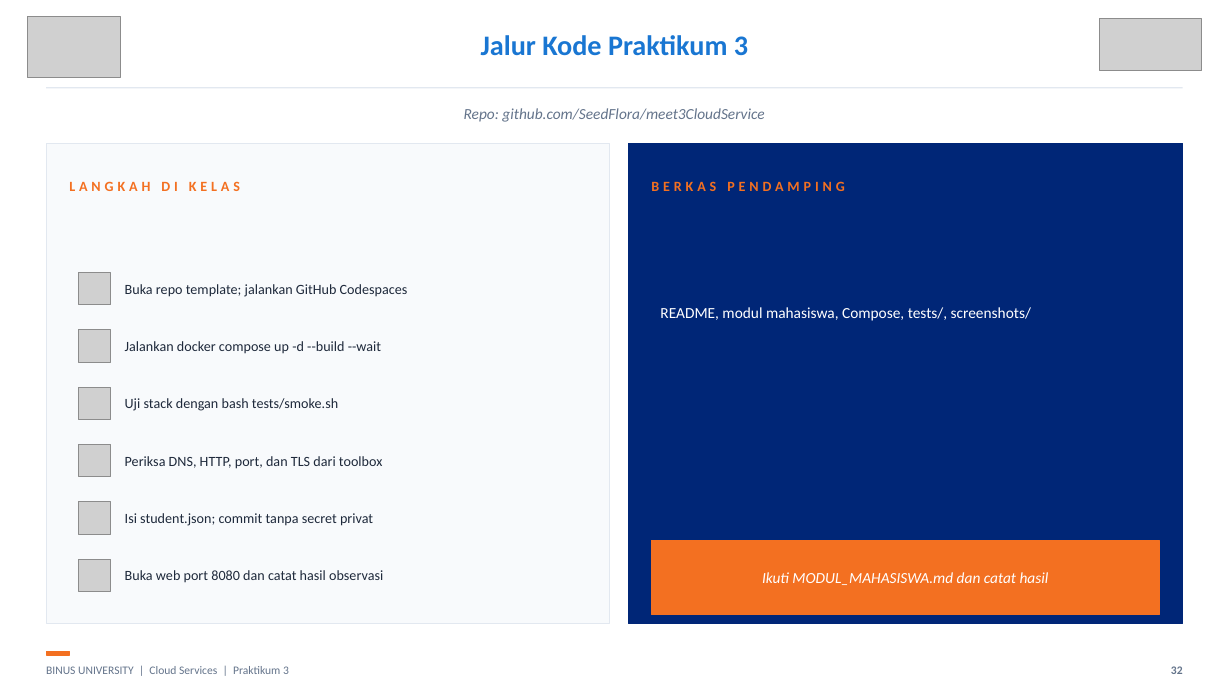
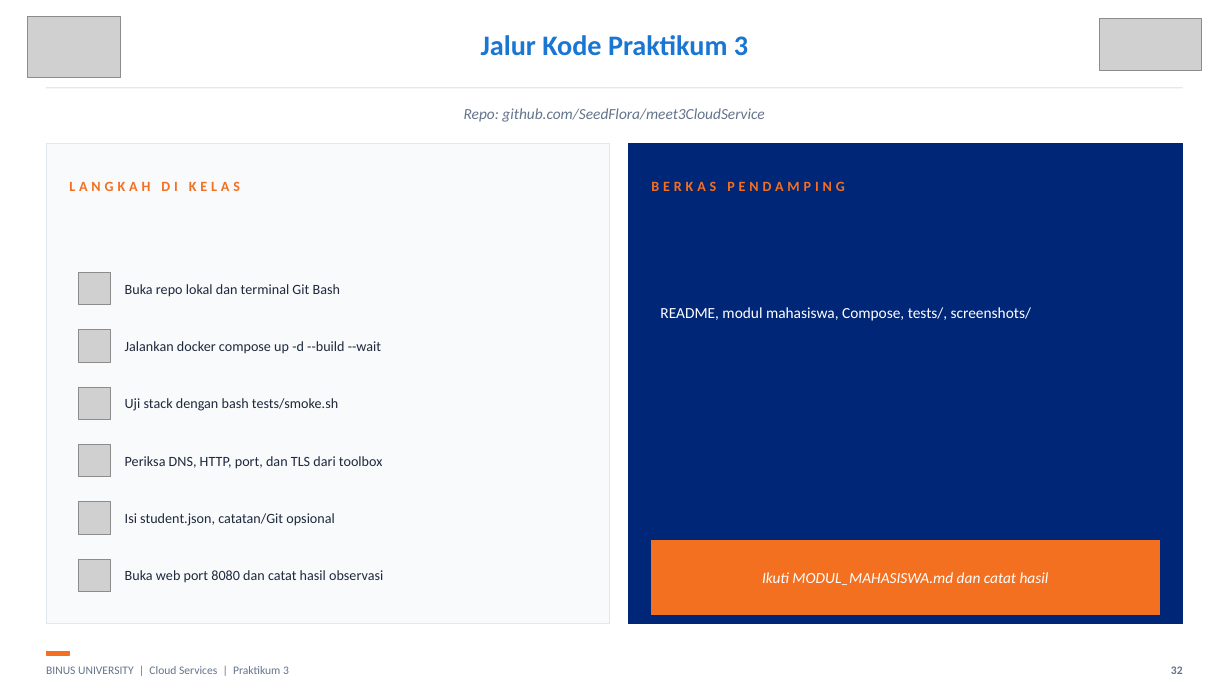
Before and after one commit to SeedFlora/meet3CloudService, a slide deck: slide 32 of slides/LAB03_Networking_Revisi_Bukti_Live.pptx. Drawn at 1232x693 pixels with LibreOffice and Linux fonts; fonts in the diff are those of the drawing; grey boxes stand for pictures. Boxes give left, top, right and bottom in pixels: in the first picture for what was removed or moved away, otherwise in the second. Text is boxed around its words. In the diff, an @@ line names an element or a change of style, - is before the commit and + after.

```diff
--- a/slides/LAB03_Networking_Revisi_Bukti_Live.pptx
+++ b/slides/LAB03_Networking_Revisi_Bukti_Live.pptx
@@ text at (125, 284, 340, 297): text changed @@
-Buka repo template; jalankan GitHub Codespaces
+Buka repo lokal dan terminal Git Bash
@@ text at (125, 513, 335, 526): text changed @@
-Isi student.json; commit tanpa secret privat
+Isi student.json, catatan/Git opsional
```
Also in this commit, not shown: 7 other slides changed, 7 other files.
